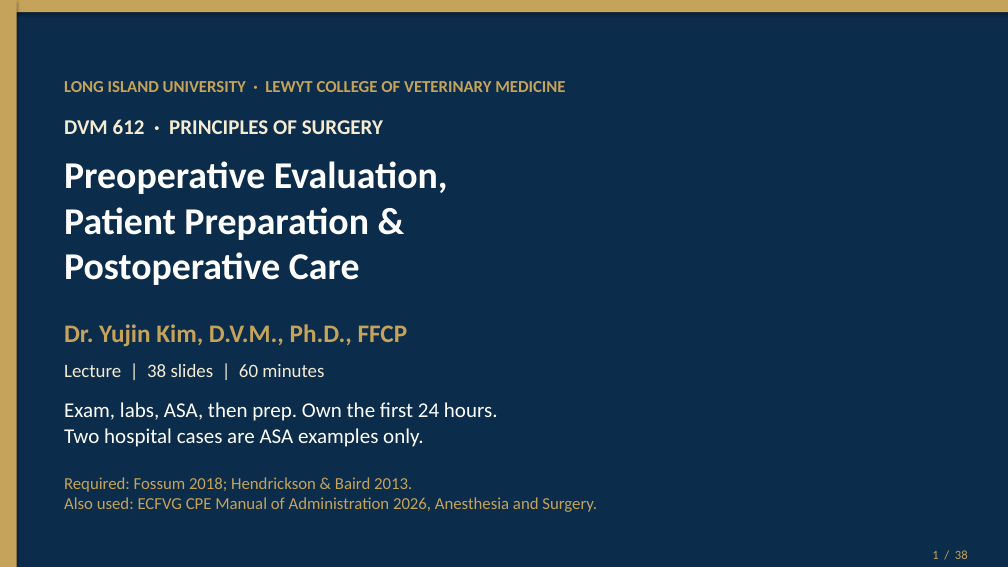
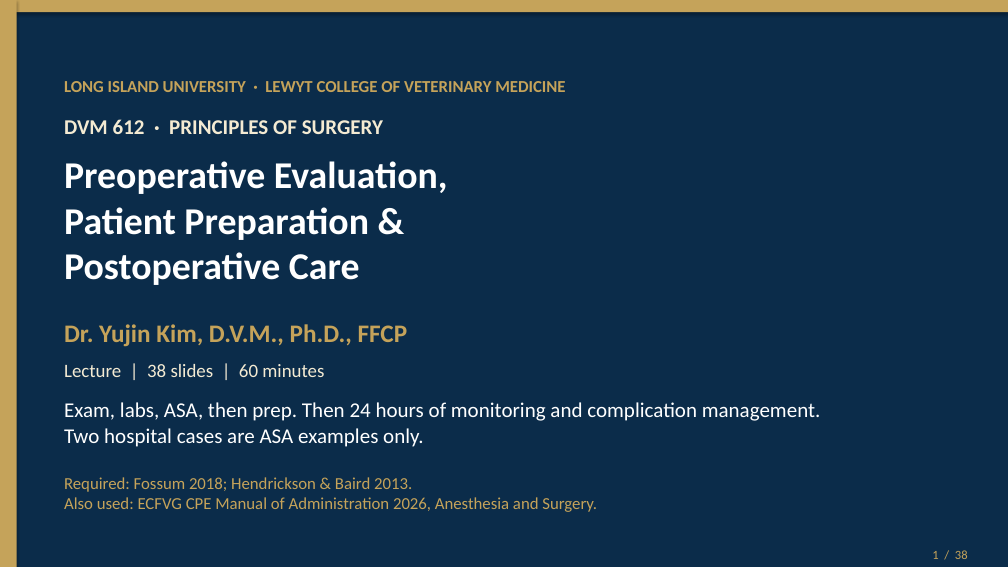
Before and after one commit to drkimvet/happycare, a slide deck: slide 1 of lectures/DVM-612_Week4_Preop_PatientPrep_Postop.pptx. Drawn at 1008x567 pixels with LibreOffice and Linux fonts; fonts in the diff are those of the drawing. Boxes give left, top, right and bottom in pixels: in the first picture for what was removed or moved away, otherwise in the second. Text is boxed around its words. In the diff, an @@ line names an element or a change of style, - is before the commit and + after.

```diff
--- a/lectures/DVM-612_Week4_Preop_PatientPrep_Postop.pptx
+++ b/lectures/DVM-612_Week4_Preop_PatientPrep_Postop.pptx
@@ text at (64, 402, 821, 447): text changed @@
-Exam, labs, ASA, then prep. Own the first 24 hours.
-Two hospital cases are ASA examples only.
+Exam, labs, ASA, then prep. Then 24 hours of monitoring and complication management.
+Two hospital cases are ASA examples only.
```
Also in this commit, not shown: 13 other slides changed, 7 other files.
